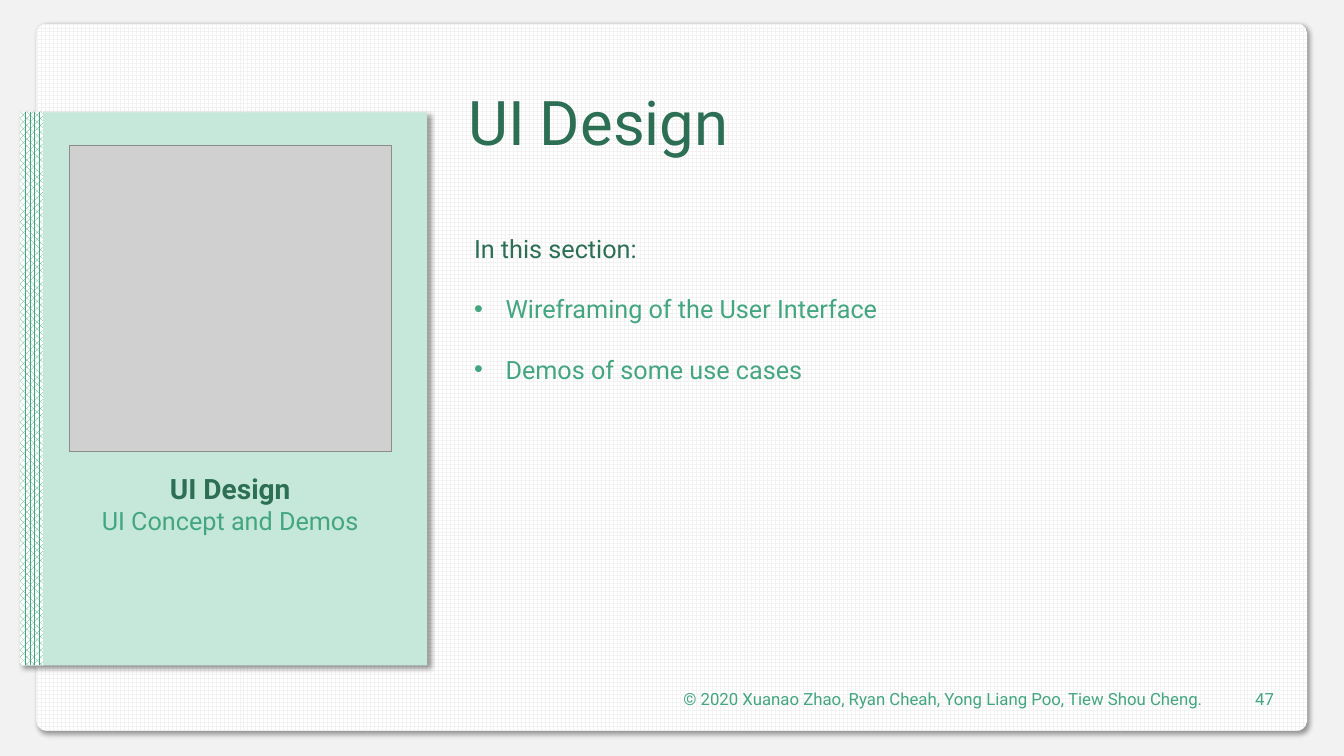
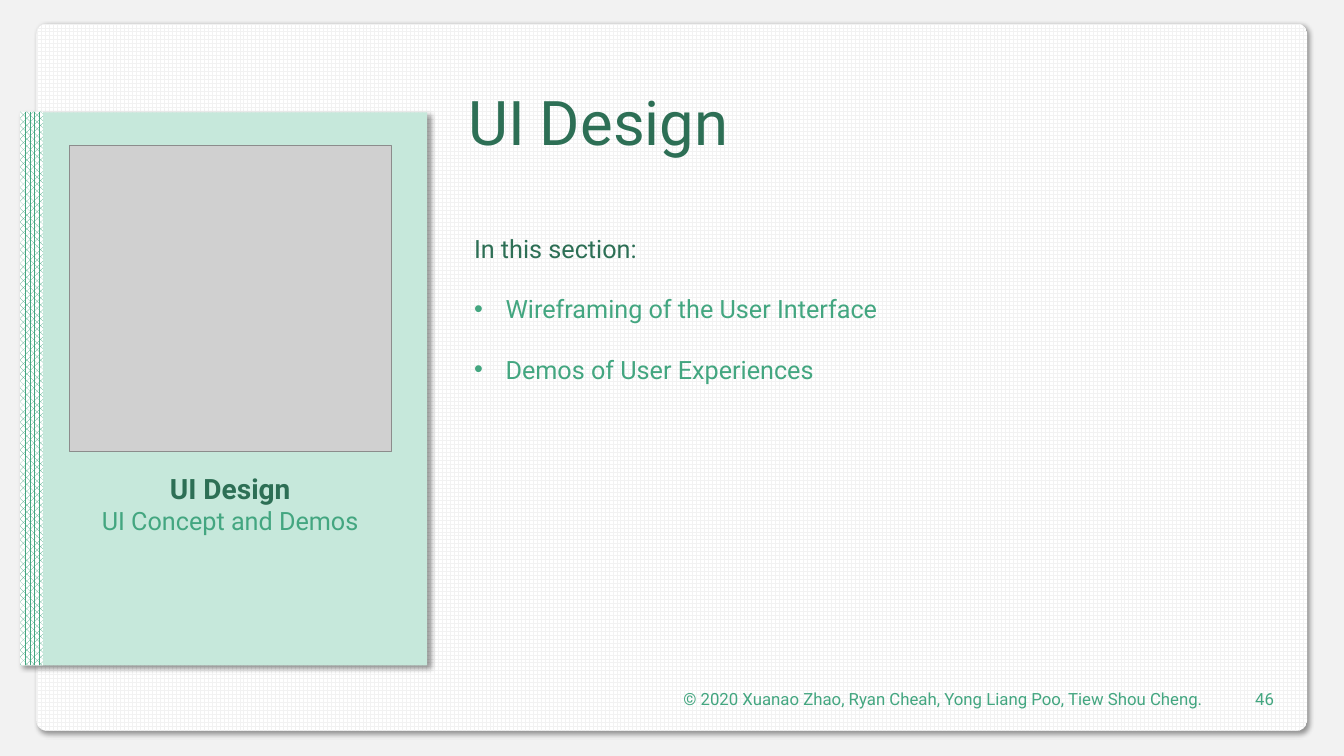
Before and after one commit to DIT202003G1/SAD-Assignment, a slide deck: slide 46 of Presentaion.pptx (slide 47 before the commit). Drawn at 1344x756 pixels with LibreOffice and Linux fonts; fonts in the diff are those of the drawing; grey boxes stand for pictures. Boxes give left, top, right and bottom in pixels: in the first picture for what was removed or moved away, otherwise in the second. Text is boxed around its words. In the diff, an @@ line names an element or a change of style, - is before the commit and + after.

```diff
--- a/Presentaion.pptx
+++ b/Presentaion.pptx
@@ text at (x1=506, y1=360, x2=814, y2=384): text changed @@
-• Demos of some use cases
+• Demos of User Experiences
@@ page number at (x1=1255, y1=693, x2=1274, y2=705): text changed @@
-47
+46
```
Also in this commit, not shown: 36 other slides changed, 19 slides added, 1 slide removed.
